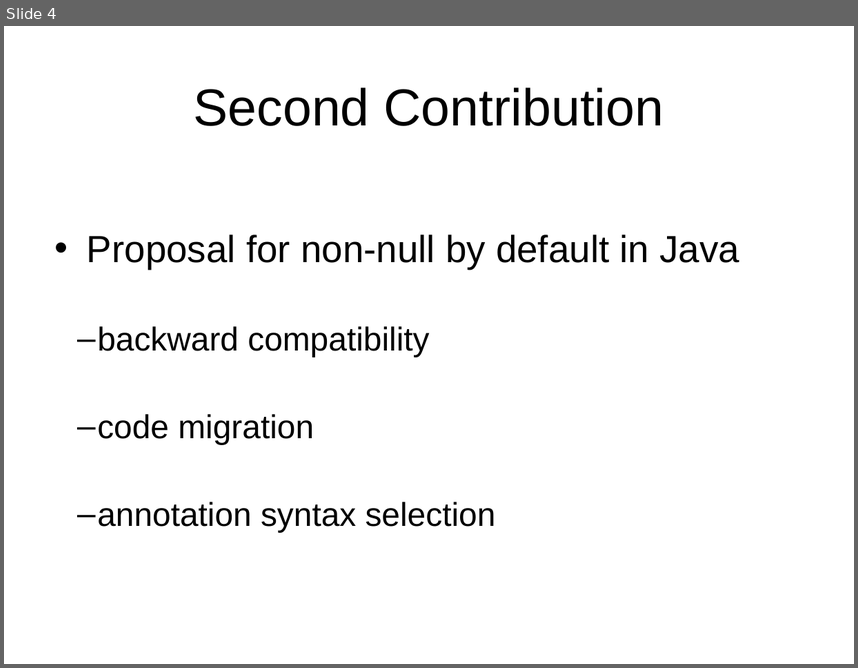
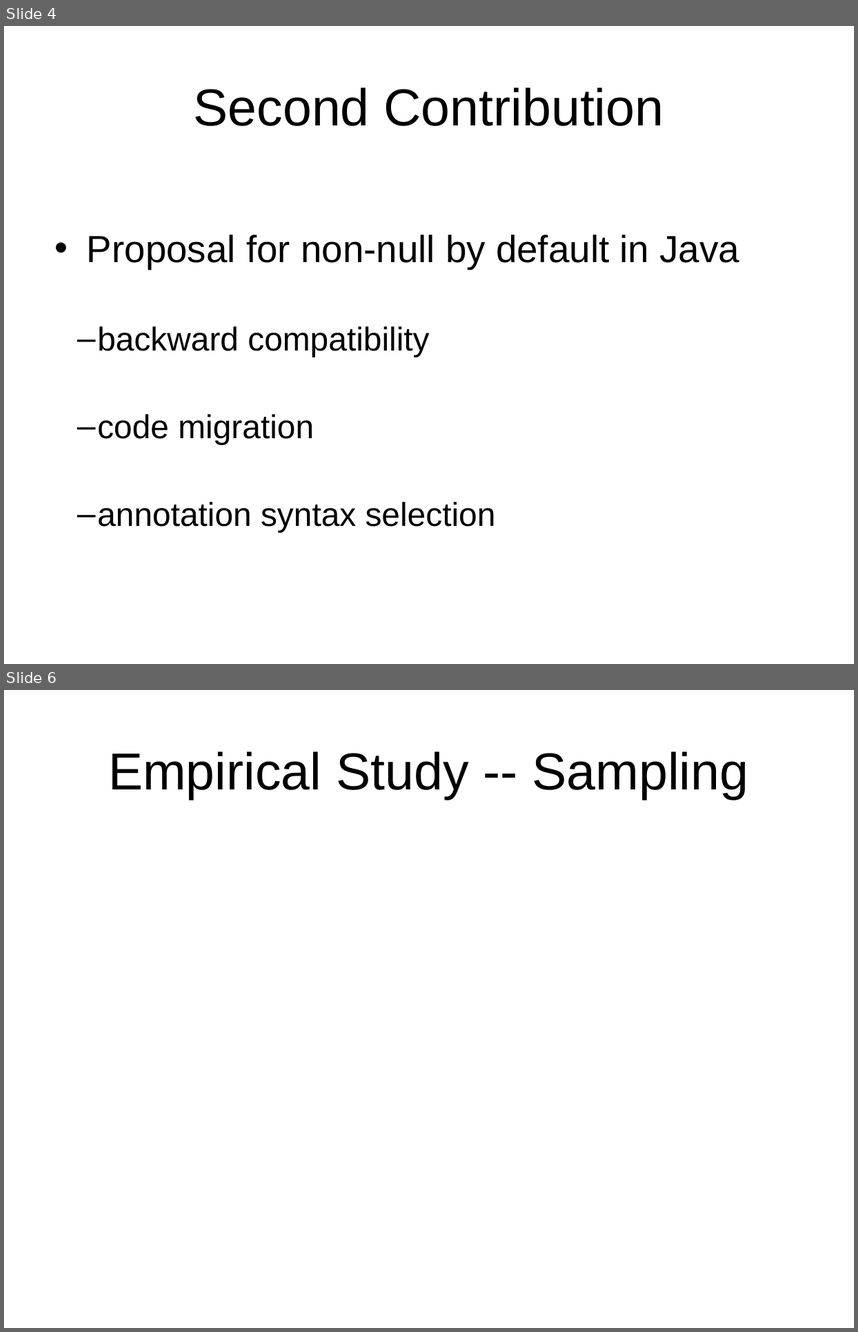
Before and after one commit to xiaohe27/Papers4Courses, a slide deck: CS527/Presentation/Non-Null-By-Default.ppt. Shown one above the other, each under a label of ours: slide 4 before the commit, slides 4 and 6 after it; the slides between them are not shown. The pictures are 858x668 and 858x1332 pixels, drawn with LibreOffice and Linux fonts; fonts in the diff are those of the drawing. Boxes give left, top, right and bottom in pixels: in the first picture for what was removed or moved away, otherwise in the second. Text is boxed around its words. In the diff, an @@ line names an element or a change of style, - is before the commit and + after.

```diff
--- a/CS527/Presentation/Non-Null-By-Default.ppt
+++ b/CS527/Presentation/Non-Null-By-Default.ppt
@@ slide 6 added at (4, 690, 854, 1328), background #FFFFFF @@
@@ title added at (108, 751, 749, 799), 44 pt, text #000000 @@
+Empirical Study -- Sampling
```
Also in this commit, not shown: 1 slide changed, 7 other slides added, 8 other files.
